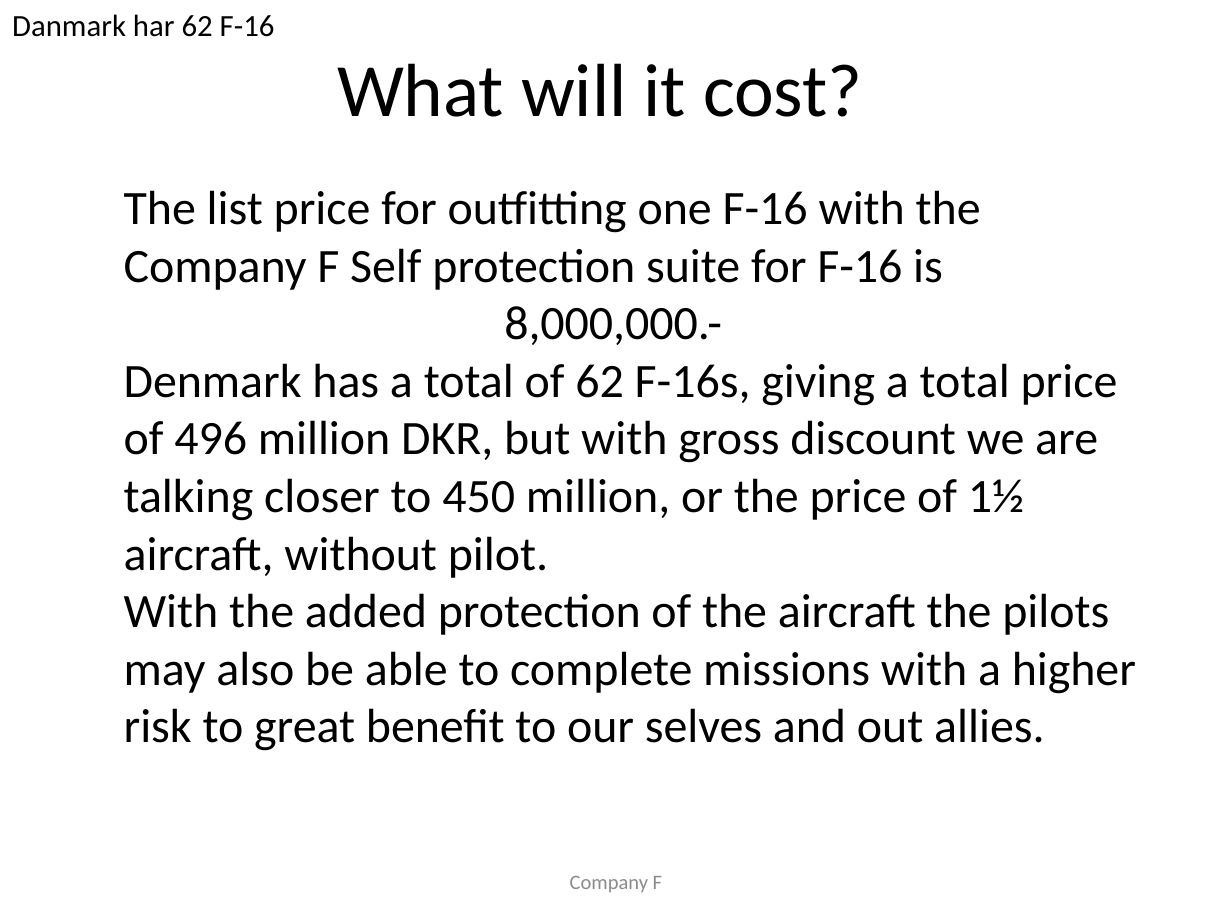
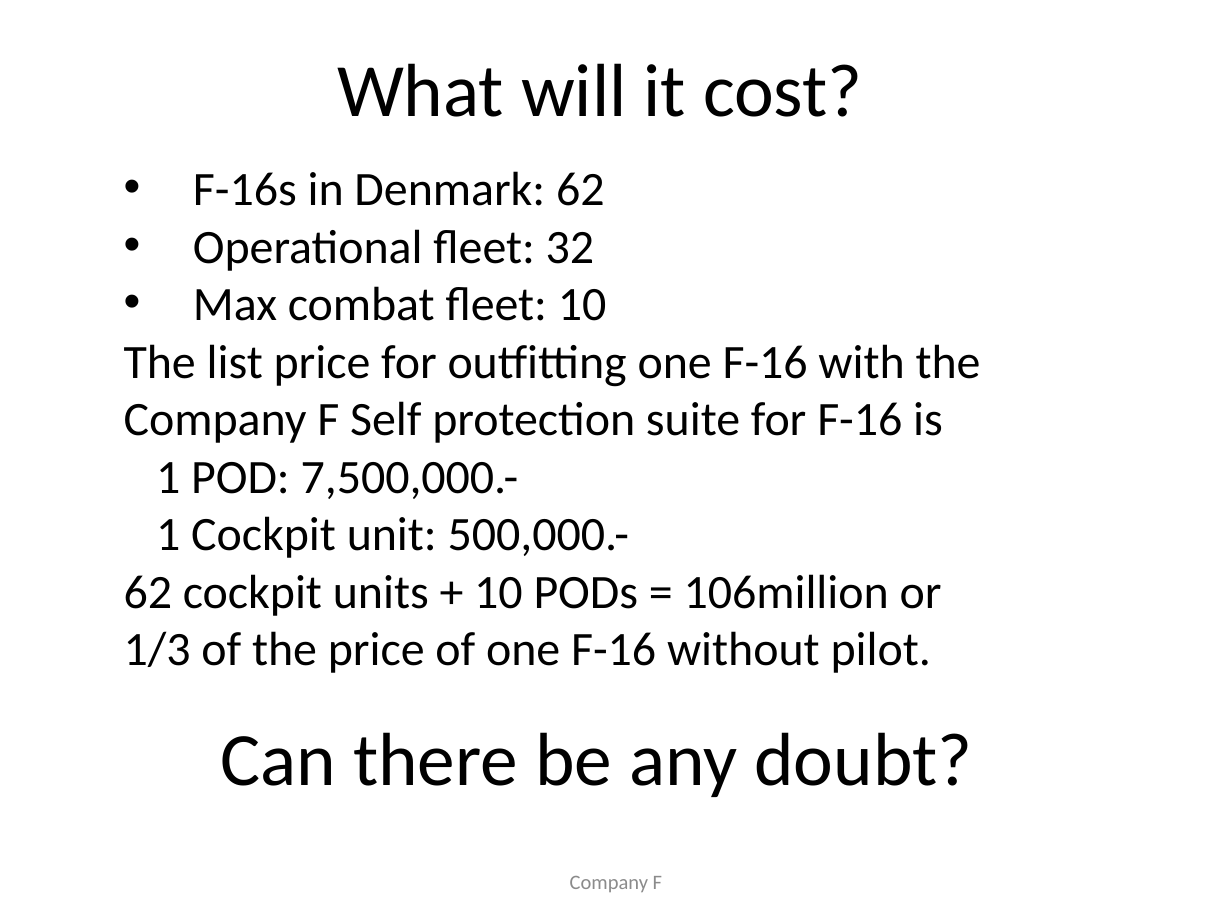
Before and after one commit to ahpoder/syseng, a slide deck: slide 5 of presentation/presentation.pptx. Drawn at 1232x924 pixels with LibreOffice and Linux fonts; fonts in the diff are those of the drawing. Boxes give left, top, right and bottom in pixels: in the first picture for what was removed or moved away, otherwise in the second. Text is boxed around its words. In the diff, an @@ line names an element or a change of style, - is before the commit and + after.

Commit message:
Updating presentation

```diff
--- a/presentation/presentation.pptx
+++ b/presentation/presentation.pptx
@@ text removed at <box>12,14,275,37</box> @@
-Danmark har 62 F-16
@@ text "F-16s in Denmark: 62": place and size @@
-text "F-16s in Denmark: 62" at <box>124,190,1136,751</box>
+text "F-16s in Denmark: 62" at <box>124,171,981,673</box>
@@ text at <box>193,171,606,321</box>: paragraphs added @@
+• F-16s in Denmark: 62
+• Operational fleet: 32
+• Max combat fleet: 10
@@ text at <box>124,462,942,673</box>: text changed @@
-8,000,000.-
-Denmark has a total of 62 F-16s, giving a total price
-of 496 million DKR, but with gross discount we are
-talking closer to 450 million, or the price of 1½
-aircraft, without pilot.
-With the added protection of the aircraft the pilots
-may also be able to complete missions with a higher
-risk to great benefit to our selves and out allies.
+1 POD: 7,500,000.-
+1 Cockpit unit: 500,000.-
+62 cockpit units + 10 PODs = 106million or
+1/3 of the price of one F-16 without pilot.
@@ text added at <box>221,732,972,797</box>, 44 pt, text #000000 @@
+Can there be any doubt?
```
Also in this commit, not shown: 3 slides removed.
